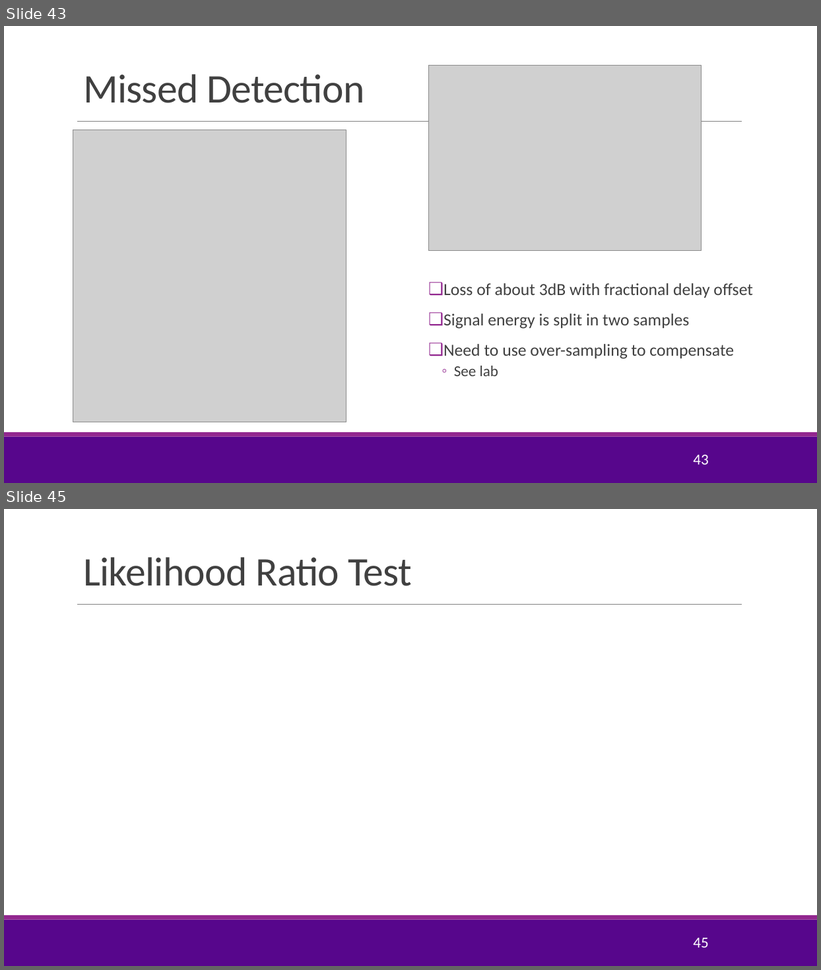
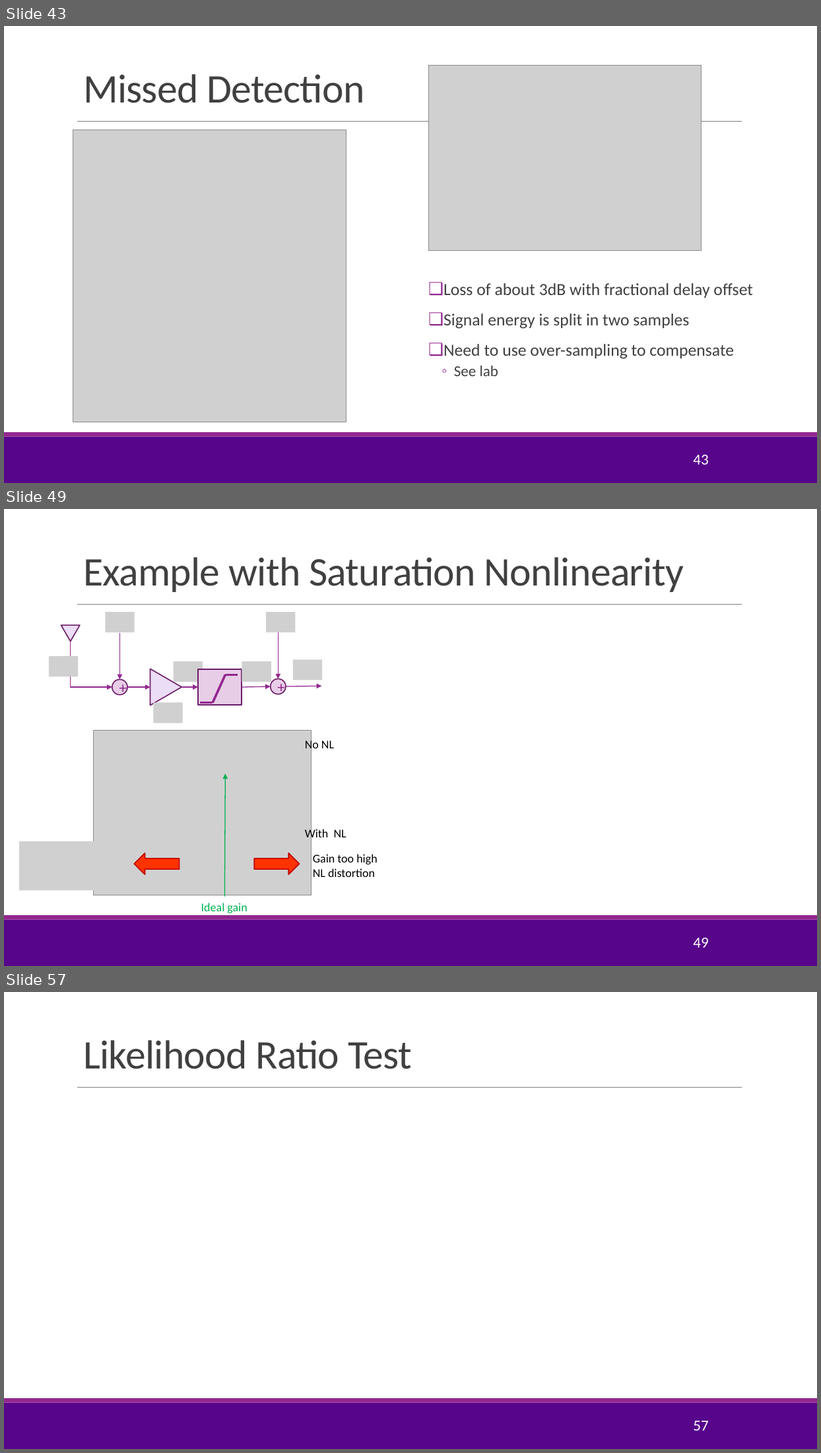
Before and after one commit to sdrangan/digitalcomm, a slide deck: Lectures/Unit07_Sync.pptx. Shown one above the other, each under a label of ours: slides 43 and 45 before the commit, slides 43, 49 and 57 after it; the slides between them are not shown. The pictures are 821x970 and 821x1453 pixels, drawn with LibreOffice and Linux fonts; fonts in the diff are those of the drawing; grey boxes stand for pictures; background and template pictures are left out. Boxes give left, top, right and bottom in pixels: in the first picture for what was removed or moved away, otherwise in the second. Text is boxed around its words. In the diff, an @@ line names an element or a change of style, - is before the commit and + after.

```diff
--- a/Lectures/Unit07_Sync.pptx
+++ b/Lectures/Unit07_Sync.pptx
@@ slide 49 added at [4,509,817,966], background #FFFFFF; not listed: 3 template elements that a slide beside it also shows @@
@@ title added at [83,557,684,592], 48 pt, text #404040 @@
+Example with Saturation Nonlinearity
@@ triangle added at [61,626,81,642], fill #EBDDF6, outline #6C1D6A 1.25 pt @@
@@ picture added at [105,612,135,633] @@
@@ picture added at [266,612,296,633] @@
@@ elbow arrow added from (71, 642) to (112, 687), #92278F 1 pt @@
@@ arrow added from (120, 634) to (120, 680), #92278F 1 pt @@
@@ arrow added from (279, 633) to (279, 679), #92278F 1 pt @@
@@ picture added at [48,656,78,677] @@
@@ picture added at [174,661,203,682] @@
@@ picture added at [242,661,271,682] @@
@@ picture added at [293,659,322,681] @@
@@ ellipse added at [112,680,127,695], fill #E8CDE7, outline #6C1D6A 1.25 pt, 18 pt, text #92278F @@
++
@@ triangle added at [151,669,182,706], fill #EBDDF6, outline #6C1D6A 1.25 pt @@
@@ rectangle added at [198,669,242,706], fill #E8CDE7, outline #6C1D6A 1.25 pt @@
@@ line added from (225, 675) to (213, 703), #92278F 2.75 pt @@
@@ line added from (225, 675) to (238, 675), #92278F 2.75 pt @@
@@ arrow added from (242, 687) to (271, 687), #92278F 1 pt @@
@@ ellipse added at [271,679,286,694], fill #E8CDE7, outline #6C1D6A 1.25 pt, 18 pt, text #92278F @@
++
@@ arrow added from (286, 687) to (322, 686), #92278F 1 pt @@
@@ arrow added from (127, 687) to (151, 687), #92278F 1 pt @@
@@ picture added at [153,703,183,723] @@
@@ arrow added from (182, 687) to (198, 687), #92278F 1 pt @@
@@ line added from (201, 703) to (213, 703), #92278F 2.75 pt @@
@@ picture added at [94,730,312,895] @@
@@ text added at [305,739,334,752], 14 pt, text #000000 @@
+No NL
@@ arrow added from (225, 897) to (225, 774), #00B050 1 pt @@
@@ picture added at [19,842,111,891] @@
@@ text added at [305,828,347,841], 14 pt, text #000000 @@
+With NL
@@ right arrow added at [135,854,180,875], fill #FF3300, outline #C00000 1.25 pt @@
@@ right arrow added at [254,854,299,875], fill #FF3300, outline #C00000 1.25 pt @@
@@ text added at [313,854,377,877], 14 pt, text #000000 @@
+Gain too high
+NL distortion
@@ text added at [201,903,247,914], 14 pt, text #00B050 @@
+Ideal gain
@@ page number added at [693,938,708,948], 18 pt, text #FFFFFF @@
+49
@@ what was slide 45 is now slide 57 @@
@@ page number at [693,1421,708,1431]: text changed @@
-45
+57
```
Also in this commit, not shown: 5 slides changed, 11 other slides added, 3 other files.
